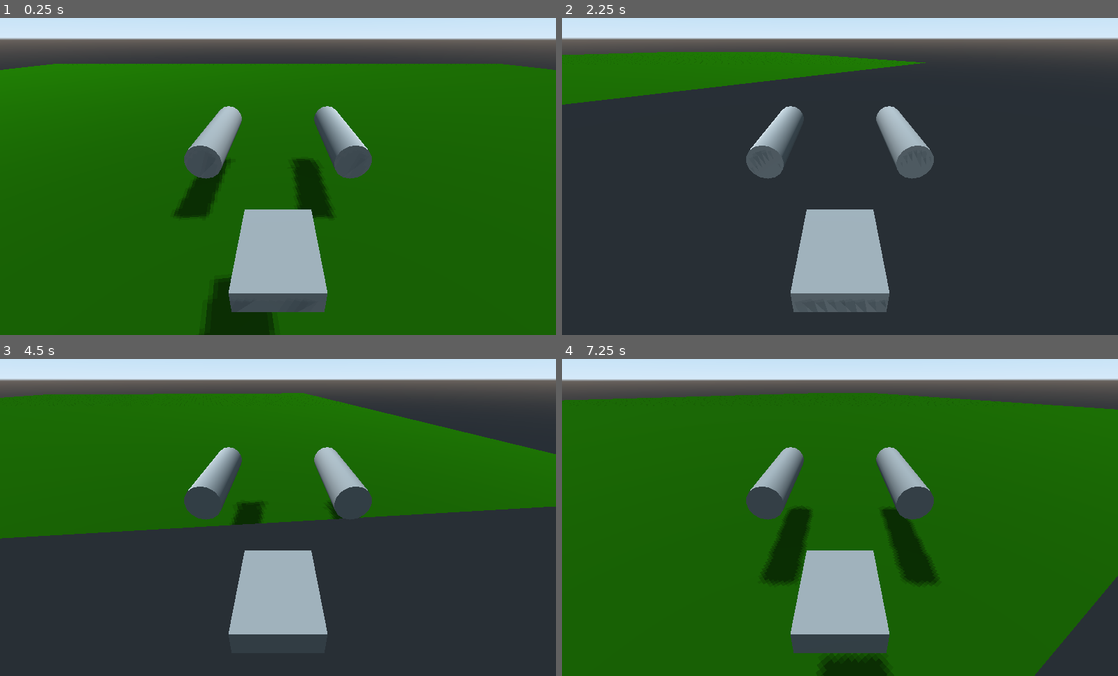
Above: before the commit, frames 1-4 (two rows, left to right).
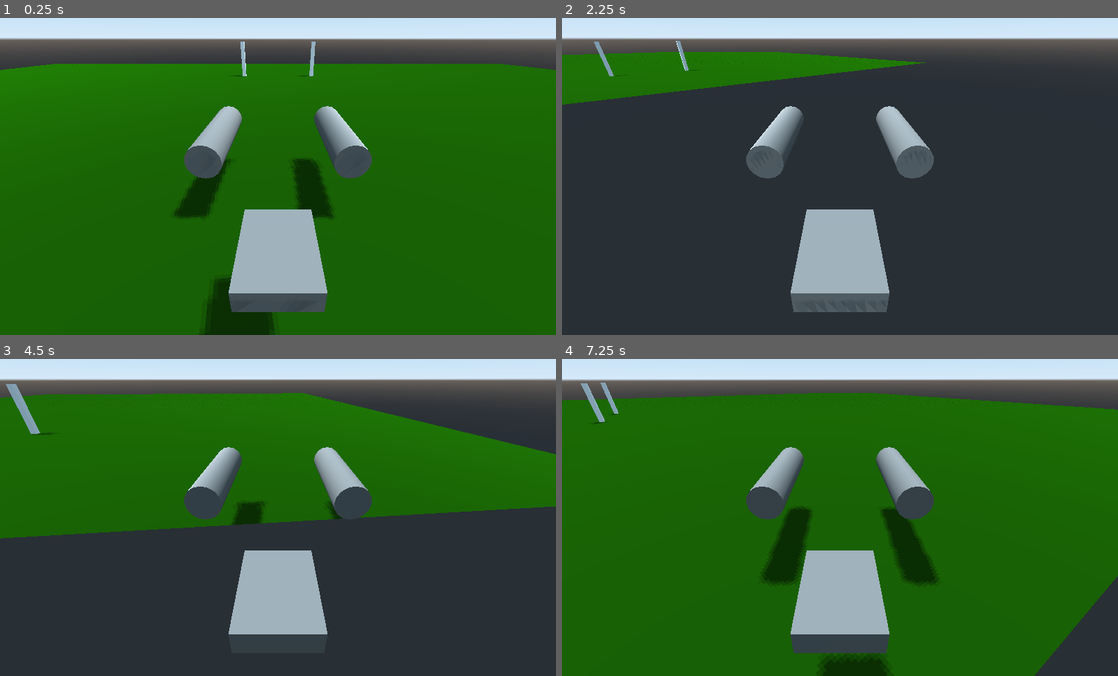
Above: after the commit, the same moments.

Repository: gamkedo-la/aero-junkers
Game: Godot game, scene res://Scenes/Spatial.tscn
Two runs of this game, one before a commit and one after it. Both use one fixed random seed, a clock stepped at 60 frames per second and the inputs below.
Inputs:
- Up to frame 1 (0.25 s): no input
- Up to frame 2 (2.25 s): tap Enter at 0.5 s; hold W (accelerate) 0.53-2.03 s; tap Space at 2 s; hold A (turn_left) from 2.03 s (still down)
- Up to frame 3 (4.5 s): release A (turn_left) at 3.53 s; hold S (reverse) 3.53-4.28 s; hold D (turn_right) from 4.28 s (still down)
- Up to frame 4 (7.25 s): release D (turn_right) at 5.03 s; hold W (accelerate) 5.03-5.78 s; hold D (turn_right) from 5.78 s (still down)

The runs differ from the first frame. In frame 1, 0.2% of the frame differs, in the area x 41-57%, y 7-19%; in frame 2, 0.2%; in frame 3, 0.3%, in the area x 1-10%, y 7-24%; in frame 4, 0.2%.

Commit message:
Added basic checkpoint detection

Diff:
--- a/Scenes/Spatial.tscn
+++ b/Scenes/Spatial.tscn
@@ -12,6 +12,11 @@
 [sub_resource type="ConvexPolygonShape" id=3]
 points = PoolVector3Array( 50, 0, 50, -50, 0, 50, 50, 0, -50, -50, 0, -50 )
 
+[sub_resource type="CylinderShape" id=5]
+
+[sub_resource type="CubeMesh" id=6]
+size = Vector3( 0.5, 5, 0.5 )
+
 [node name="Spatial" type="Spatial"]
 transform = Transform( 1, -0.000438269, -0.000481802, 0.000438065, 1, -0.000439007, 0.000481988, 0.000438803, 1, 0, 0, 0 )
 
@@ -21,6 +26,8 @@
 
 [node name="AeroJunker" parent="." instance=ExtResource( 1 )]
 transform = Transform( 1, -3.39291e-08, 1.92609e-07, -6.03464e-10, 0.999999, -1.10886e-08, -1.73721e-07, 6.60657e-09, 1, 0.000875796, 2, -0.000878091 )
+collision_layer = 2
+collision_mask = 4
 
 [node name="Ground" type="StaticBody" parent="."]
 
@@ -32,3 +39,24 @@
 [node name="CollisionShape" type="CollisionShape" parent="Ground"]
 transform = Transform( 1, -2.62048e-11, -2.91038e-11, 2.58069e-11, 1, -2.91038e-11, 2.91038e-11, 2.91038e-11, 1, 0, 0, 0 )
 shape = SubResource( 3 )
+
+[node name="Checkpoint" type="Area" parent="."]
+transform = Transform( 1, -1.13545e-10, -1.16415e-10, 1.13118e-10, 1, -1.16415e-10, 1.16415e-10, 1.16415e-10, 1, -0.015, 0, -30 )
+collision_layer = 4
+collision_mask = 2
+
+[node name="CollisionShape" type="CollisionShape" parent="Checkpoint"]
+transform = Transform( 5, 0, 0, 0, -2.18557e-08, -5, 0, 0.5, -2.18557e-07, 0, 0, 0 )
+shape = SubResource( 5 )
+
+[node name="CheckpointPost_L" type="MeshInstance" parent="Checkpoint"]
+transform = Transform( 1, 2.98428e-12, 0, 2.2969e-10, 1, -2.32831e-10, 0, 0, 1, -4.99912, 2.00219, 0.0015316 )
+mesh = SubResource( 6 )
+material/0 = null
+
+[node name="CheckpointPost_R" type="MeshInstance" parent="Checkpoint"]
+transform = Transform( 1, 2.98428e-12, 0, 3.46105e-10, 1, -3.49246e-10, 0, 0, 1, 5.00087, 1.99781, -0.00328636 )
+mesh = SubResource( 6 )
+material/0 = null
+
+[connection signal="body_entered" from="Checkpoint" to="AeroJunker" method="_on_Checkpoint_body_entered"]
--- a/Scripts/aerojunker.gd
+++ b/Scripts/aerojunker.gd
@@ -29,3 +29,6 @@
 
 func turnRight(_delta):
 	rotate_y(-0.2)
+
+func _on_Checkpoint_body_entered(_body):
+	print("Checkpoint Entered")
--- a/project.godot
+++ b/project.godot
@@ -37,6 +37,12 @@
  ]
 }
 
+[layer_names]
+
+3d_physics/layer_1="environment"
+3d_physics/layer_2="player"
+3d_physics/layer_3="checkpoints"
+
 [physics]
 
 common/enable_pause_aware_picking=true
Not shown: 1 places in Scenes/Spatial.tscn that only renumber resources
